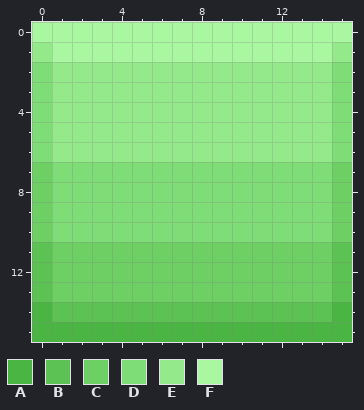
A pixel-art file gets an edit: assets/textures/panel-bg.aseprite. The picture above is the old version.
16x16 pixels, 1 frame.
Palette (. is transparent): A #4bb543  B #5bc253  C #6dcf64  D #7fdd77  E #94ea8b  F #a9f7a1
Pixels before, first column x 0:
 0 FFFFFFFFFFFFFFFF
 1 EFFFFFFFFFFFFFFE
 2 DEEEEEEEEEEEEEED
 3 DEEEEEEEEEEEEEED
 4 DEEEEEEEEEEEEEED
 5 DEEEEEEEEEEEEEED
 6 DEEEEEEEEEEEEEED
 7 CDDDDDDDDDDDDDDC
 8 CDDDDDDDDDDDDDDC
 9 CDDDDDDDDDDDDDDC
10 CDDDDDDDDDDDDDDC
11 BCCCCCCCCCCCCCCB
12 BCCCCCCCCCCCCCCB
13 BCCCCCCCCCCCCCCB
14 ABBBBBBBBBBBBBBA
15 AAAAAAAAAAAAAAAA
New version:
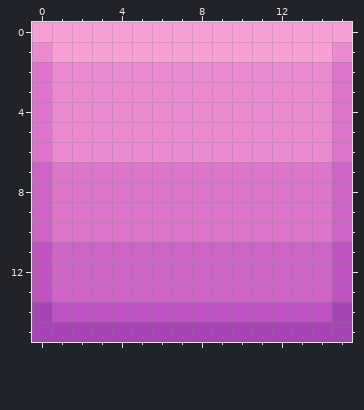
From the commit log: [UPDATE] Theme: Further adjustments to panel stylebox
Change:
{"colour":"A","old":"#4bb543","new":"#a643b5"}
{"colour":"B","old":"#5bc253","new":"#bf53c2"}
{"colour":"C","old":"#6dcf64","new":"#cf64c7"}
{"colour":"D","old":"#7fdd77","new":"#dd76ca"}
{"colour":"E","old":"#94ea8b","new":"#ea8acf"}
{"colour":"F","old":"#a9f7a1","new":"#f7a0d5"}
{"label":"changed","picture_box":[32,22,352,342]}
